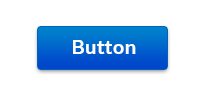
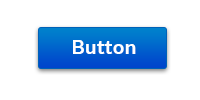
Comparing the layer stacks of the two (200, 100) images. Changes:
pixels changed over [left=37, top=26, right=168, bottom=70] (layer not identified)
